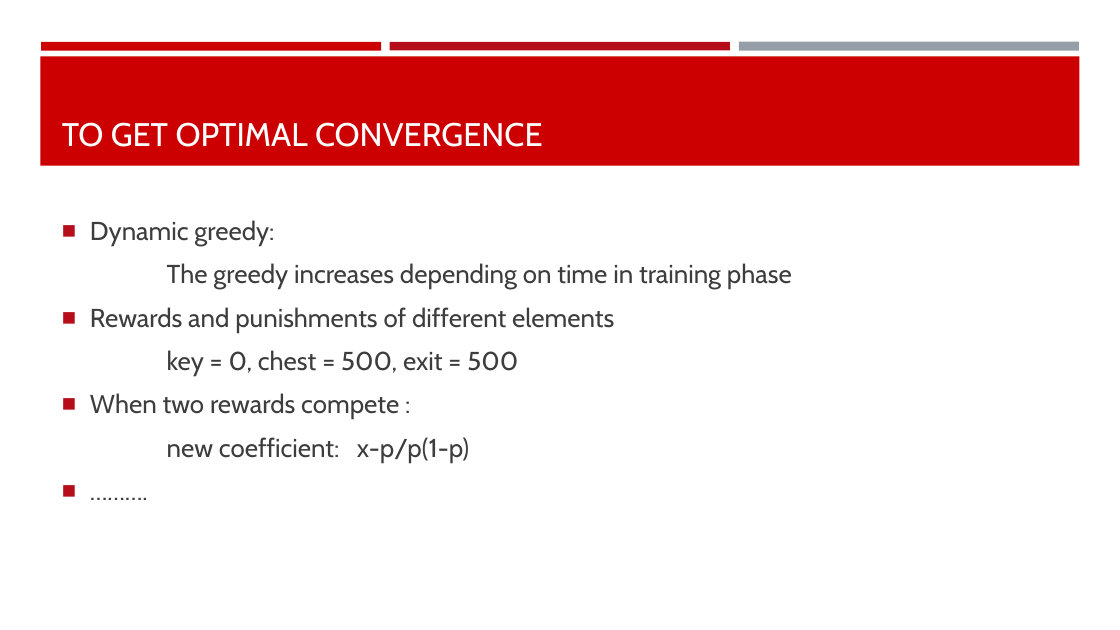
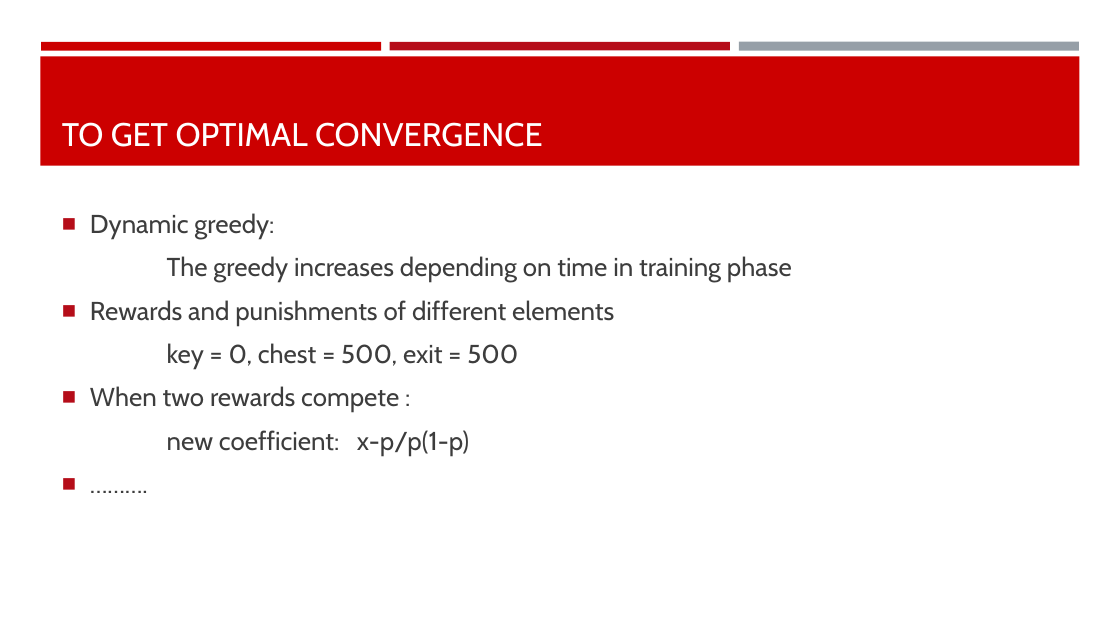
Before and after one commit to mengli11235/MachineLearning_Maze, a slide deck: slide 8 of Group Presentation.pptx. Drawn at 1120x630 pixels with LibreOffice and Linux fonts; fonts in the diff are those of the drawing. Boxes give left, top, right and bottom in pixels: in the first picture for what was removed or moved away, otherwise in the second. Text is boxed around its words. In the diff, an @@ line names an element or a change of style, - is before the commit and + after.

```diff
--- a/Group Presentation.pptx
+++ b/Group Presentation.pptx
@@ text "Dynamic greedy:": place and size @@
-text "Dynamic greedy:" at <box>90,263,792,462</box>
+text "Dynamic greedy:" at <box>90,256,792,455</box>
```
Also in this commit, not shown: 4 other slides changed.
